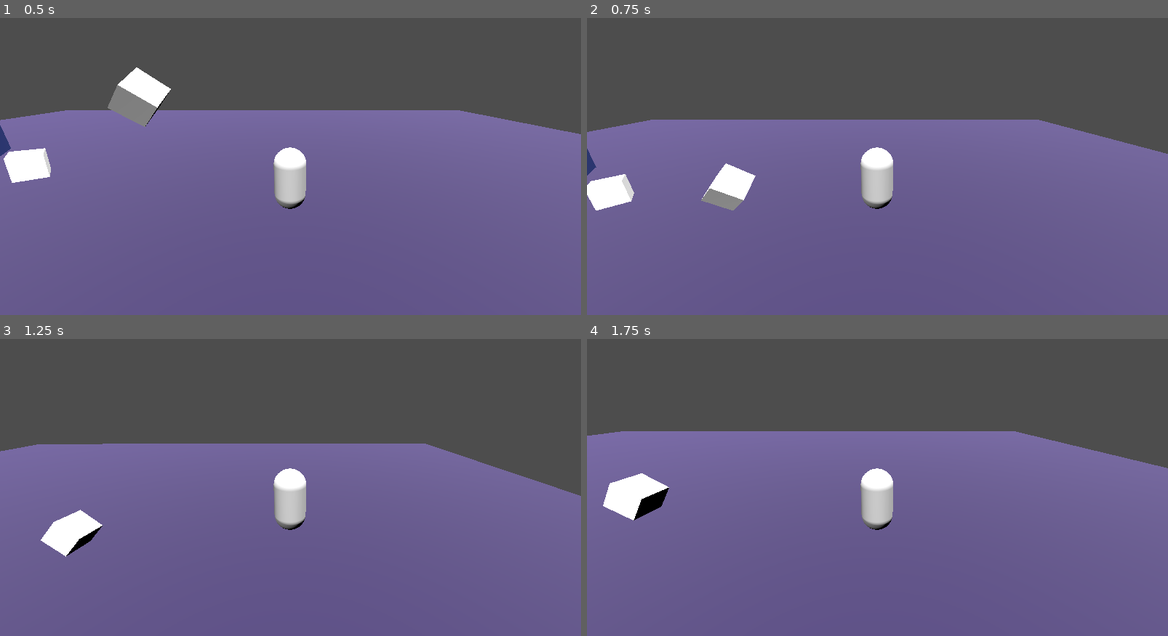
Above: before the commit, frames 1-4 (two rows, left to right).
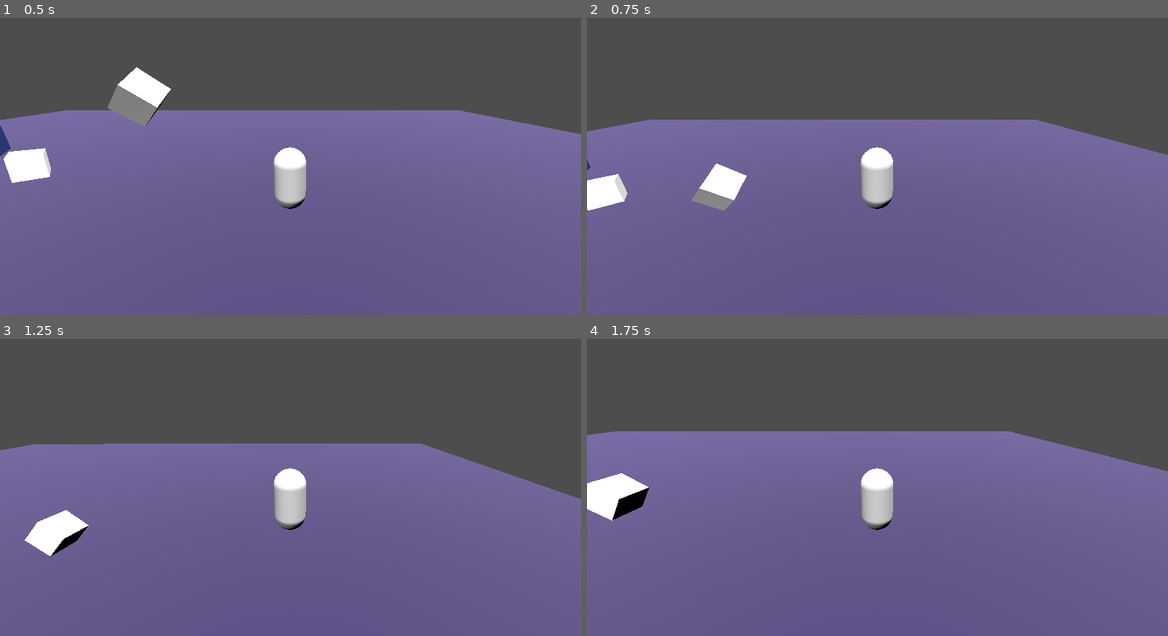
Above: after the commit, the same moments.

Repository: ouroborean/balmung
Game: Godot game, scene res://node_3d.tscn
Same seed, same stepped clock (60 frames per second), same inputs: the game is played once before the commit and once after it. The project has no main scene, so this scene is started directly.
Inputs (mouse positions are in pixels of both pictures, inside the frame that each line leads up to):
- Up to frame 1 (0.5 s): no input
- Up to frame 2 (0.75 s): tap Enter (ui_accept) at 0.5 s; move the mouse to (1005, 136) at 0.52 s; hold Right (ui_right) from 0.53 s (still down); click (1005, 136) at 0.67 s
- Up to frame 3 (1.25 s): keep holding Right (ui_right); tap Enter (ui_accept) at 0.77 s
- Up to frame 4 (1.75 s): release Right (ui_right) at 1.25 s; drag from (761, 490) to (848, 537) at 1.27 s

Frame 1 is identical in both runs. In frame 2, 1.0% of the frame differs, in the area x 0-100%, y 34-65%; in frame 3, 1.1%; in frame 4, 1.5%, in the area x 0-100%, y 31-62%.

Commit message:
Clean up structure and add comments

Diff:
--- a/scripts/character.gd
+++ b/scripts/character.gd
@@ -9,53 +9,86 @@
 
 # Get the gravity from the project settings to be synced with RigidBody nodes.
 var gravity = ProjectSettings.get_setting("physics/3d/default_gravity")
+
+#Rotational velocity values for lerping camera turn (eventually)
 var rotation_velocity_x = 0.0
 var rotation_velocity_z = 0.0
 var new_rotation_mod_x = 0.0
 var new_rotation_mod_z = 0.0
 var actively_moving_x = 0.0
 var actively_moving_z = 0.0
+
+# State values for clicking, dragging, and key turning
 var pressed = false
 var drag_turning = false
 var key_turning = false
 var click_drag_origin
 
-var ui_switch = {
-	KEY_W: "ui_up",
-	KEY_A: "ui_left",
-	KEY_S: "ui_down",
-	KEY_D: "ui_right"
-}
-
+# This stuff runs once this node is fully loaded
 func _ready():
+	# lets the script access input
 	set_process_input(true)
 
+
+# pumps input events every frame
 func _input(ev):
+	#toggle drag_turning off by default; it will be set true in just a moment if
+	#we're still dragging, but will remain false if we aren't
 	drag_turning = false
+
+	# more like if right-click, amirite?
 	if ev is InputEventMouseButton and ev.button_index == 2:
+		# toggle that we're mouse button down for the rest of the input function
 		pressed = ev.pressed
+		# update the last known position of the mouse with the mouse button down
+		# to judge the rate at which it's traveling per frame for controlling
+		# camera rotation speed
 		click_drag_origin = Vector2(ev.position.x, ev.position.y)
 
+	# more like if...mouse motion
+	if ev is InputEventMouseMotion:
 
-	if ev is InputEventMouseMotion:
+		# As long as we learned that the mouse button was pressed earlier and
+		# the user isn't HOLDING THE TURN KEYS DOWN WHILE THEY MOUSE TURN LIKE
+		# A LUNATIC
 		if pressed and not key_turning:
+			# Toggle drag turning on
 			drag_turning = true
+
+			#If the mouse's x position is different than the last remembered
+			#place we click dragged, then the difference is the distance we're
+			#attempting to mouse-turn since the last frame
 			if ev.position.x < click_drag_origin.x:
 				var rotation_mag = click_drag_origin.x - ev.position.x
 				rotate_y(deg_to_rad(rotation_mag * VIEW_SENSITIVITY_MOD_X))
 			elif ev.position.x > click_drag_origin.x:
 				var rotation_mag = ev.position.x - click_drag_origin.x
 				rotate_y(deg_to_rad(-rotation_mag * VIEW_SENSITIVITY_MOD_X))
+
 			click_drag_origin.x = ev.position.x
 
+		if pressed:
 
-		if pressed:
+			# Same as above, but for the vertical adjustment. Since we don't
+			# want to rotate the character vertically, we rotate the attached
+			# empty CameraBar node instead.
+
 			if ev.position.y < click_drag_origin.y:
 				var rotation_mag = click_drag_origin.y - ev.position.y
 				$CameraBar.rotate_x(deg_to_rad(rotation_mag * VIEW_SENSITIVITY_MOD_Y))
+				print(rad_to_deg($CameraBar.rotation.x))
 			elif ev.position.y > click_drag_origin.y:
 				var rotation_mag = ev.position.y - click_drag_origin.y
 				$CameraBar.rotate_x(deg_to_rad(-rotation_mag * VIEW_SENSITIVITY_MOD_Y))
+				print(rad_to_deg($CameraBar.rotation.x))
+
+			# If we're fully vertical (-60) or even with the ground (30), don't
+			# go further than that. This code will need to be replaced with
+			# a more cerebral handling of the camera regarding ceilings/floors
+			if rad_to_deg($CameraBar.rotation.x) < -60.0:
+				$CameraBar.rotation.x = deg_to_rad(-60.0)
+			elif rad_to_deg($CameraBar.rotation.x) > 30:
+				$CameraBar.rotation.x = deg_to_rad(30)
 			click_drag_origin.y = ev.position.y
 
 
@@ -67,8 +100,13 @@
 	# Handle Jump.
 	if Input.is_action_just_pressed("ui_accept") and is_on_floor():
 		velocity.y = JUMP_VELOCITY
+
+	# Default toggle key_turning
 	key_turning = false
+
+	# See above comment about lunacy
 	if not drag_turning:
+		# Key turning functions: default keyed to A and D
 		if Input.is_action_pressed("turn_left"):
 			rotate_y(deg_to_rad(4.0))
 			key_turning = true
@@ -77,17 +115,18 @@
 			key_turning = true
 
 	# Get the input direction and handle the movement/deceleration.
-	# As good practice, you should replace UI actions with custom gameplay actions.
 	var input_dir = Input.get_vector("ui_left", "ui_right", "ui_up", "ui_down")
 	var direction = (transform.basis * Vector3(input_dir.x, 0, input_dir.y)).normalized()
 	if direction:
-		print("X direction: " + str(direction.x))
-		print("Z direction: " + str(direction.z))
-		velocity.x = lerp(velocity.x, direction.x * SPEED, 0.1)
-		velocity.z = lerp(velocity.z, direction.z * SPEED, 0.1)
+
+		# LERP our current velocity upwards towards our maximum speed (minor delay)
+		velocity.x = lerp(velocity.x, direction.x * SPEED, 0.2)
+		velocity.z = lerp(velocity.z, direction.z * SPEED, 0.2)
 
 	else:
-		velocity.x = lerp(velocity.x, 0.0, 1)
-		velocity.z = lerp(velocity.z, 0.0, 1)
+
+		#LERP our current velocity downwards towards zero (nearly no delay)
+		velocity.x = lerp(velocity.x, 0.0, .4)
+		velocity.z = lerp(velocity.z, 0.0, .4)
 
 	move_and_slide()
